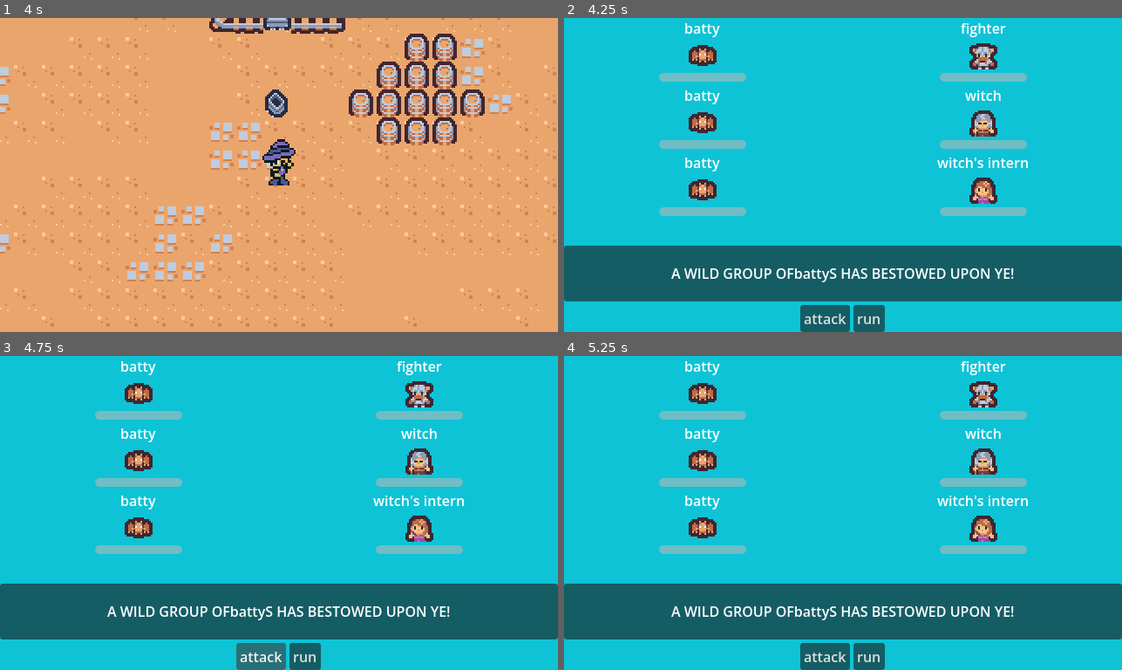
Above: before the commit, frames 1-4 (two rows, left to right).
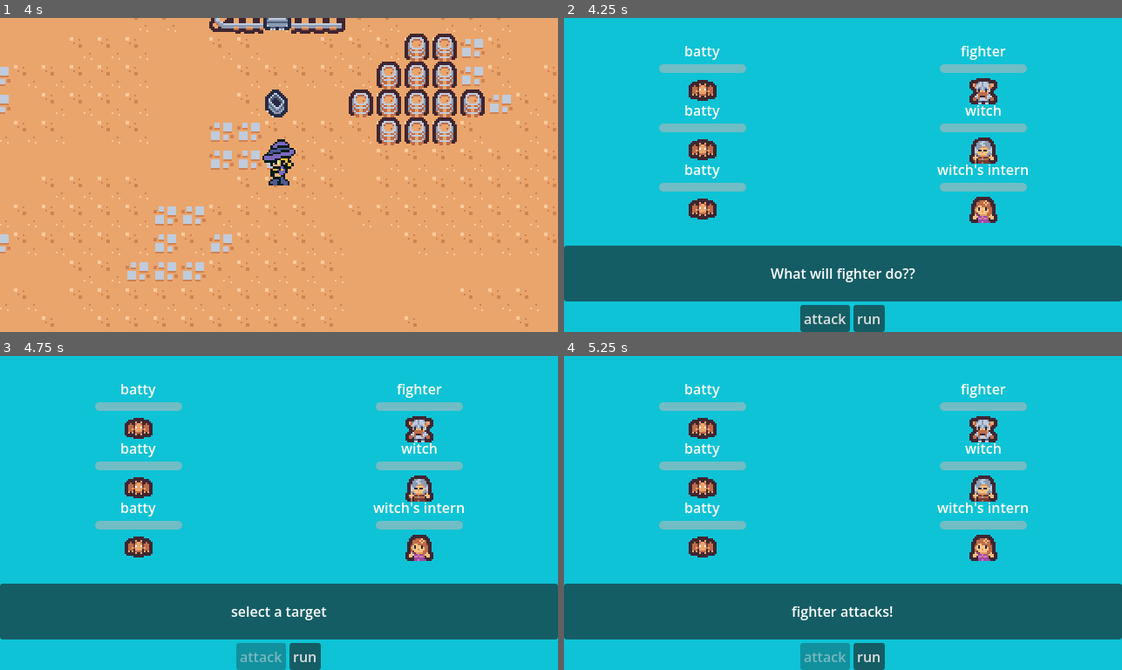
Above: after the commit, the same moments.

Repository: naturalstupidity0246/rpg-test
Game: Godot game, scene res://scenes/world.tscn
Same seed, same stepped clock (60 frames per second), same inputs: the game is played once before the commit and once after it.
Inputs (mouse positions are in pixels of both pictures, inside the frame that each line leads up to):
- Up to frame 1 (4 s): tap Enter at 0.5 s; hold D (move_right) 0.53-1.28 s; hold S (move_down) 1.28-2.03 s; hold D (move_right) 2.03-2.78 s; hold W (move_up) 2.78-3.53 s; hold A (move_left) from 3.53 s (still down)
- Up to frame 2 (4.25 s): keep holding A (move_left)
- Up to frame 3 (4.75 s): release A (move_left) at 4.25 s; click "attack" at 4.25 s
- Up to frame 4 (5.25 s): click (703, 409) at 5.02 s

Frame 1 is identical in both runs. In frame 2, 10% of the frame differs, in the area x 17-84%, y 1-85%; in frame 3, 11%; in frame 4, 11%, in the area x 17-84%, y 1-100%.

Commit message:
made 3v3 in combat actually playable

Diff:
--- a/scenes/battle_unit.tscn
+++ b/scenes/battle_unit.tscn
@@ -2,29 +2,89 @@
 
 [ext_resource type="Script" uid="uid://dkvj7s0j3vus2" path="res://scripts/battle_unit.gd" id="1_trae8"]
 
-[node name="battleUnit" type="VBoxContainer" unique_id=436593053]
-offset_right = 40.0
-offset_bottom = 40.0
+[sub_resource type="StyleBoxEmpty" id="StyleBoxEmpty_trae8"]
+
+[sub_resource type="StyleBoxEmpty" id="StyleBoxEmpty_p0cq7"]
+
+[sub_resource type="StyleBoxEmpty" id="StyleBoxEmpty_njnh6"]
+
+[sub_resource type="StyleBoxEmpty" id="StyleBoxEmpty_gw114"]
+
+[sub_resource type="StyleBoxEmpty" id="StyleBoxEmpty_j6crx"]
+
+[sub_resource type="StyleBoxEmpty" id="StyleBoxEmpty_ttxbh"]
+
+[sub_resource type="StyleBoxEmpty" id="StyleBoxEmpty_sbph8"]
+
+[sub_resource type="StyleBoxEmpty" id="StyleBoxEmpty_8o4y4"]
+
+[sub_resource type="StyleBoxEmpty" id="StyleBoxEmpty_ynmuu"]
+
+[sub_resource type="StyleBoxEmpty" id="StyleBoxEmpty_8t5dn"]
+
+[sub_resource type="StyleBoxEmpty" id="StyleBoxEmpty_5gt3g"]
+
+[node name="battleUnit" type="Control" unique_id=661106297]
+process_mode = 3
+custom_minimum_size = Vector2(32, 64)
+layout_mode = 3
+anchors_preset = 0
+offset_right = 100.0
+offset_bottom = 73.0
+size_flags_horizontal = 4
+size_flags_vertical = 4
 script = ExtResource("1_trae8")
 
-[node name="unit_name" type="Label" parent="." unique_id=731168887]
+[node name="VBoxContainer" type="VBoxContainer" parent="." unique_id=1003289454]
+layout_mode = 1
+anchors_preset = 15
+anchor_right = 1.0
+anchor_bottom = 1.0
+grow_horizontal = 2
+grow_vertical = 2
+
+[node name="unit_name" type="Label" parent="VBoxContainer" unique_id=731168887]
 custom_minimum_size = Vector2(25, 0)
 layout_mode = 2
 size_flags_horizontal = 4
 text = "name"
 horizontal_alignment = 1
 
-[node name="character" type="TextureRect" parent="." unique_id=1992316657]
+[node name="healthbar" type="ProgressBar" parent="VBoxContainer" unique_id=312763317]
+custom_minimum_size = Vector2(100, 10)
+layout_mode = 2
+size_flags_horizontal = 4
+size_flags_vertical = 4
+mouse_filter = 2
+show_percentage = false
+
+[node name="character" type="TextureRect" parent="VBoxContainer" unique_id=1992316657]
 texture_filter = 1
 custom_minimum_size = Vector2(32, 32)
 layout_mode = 2
+mouse_filter = 2
 expand_mode = 1
 stretch_mode = 5
 flip_h = true
 
-[node name="healthbar" type="ProgressBar" parent="." unique_id=312763317]
-custom_minimum_size = Vector2(100, 10)
-layout_mode = 2
-size_flags_horizontal = 4
-size_flags_vertical = 4
-show_percentage = false
+[node name="selected" type="Button" parent="." unique_id=90646653]
+process_mode = 3
+layout_mode = 1
+anchors_preset = 15
+anchor_right = 1.0
+anchor_bottom = 1.0
+grow_horizontal = 2
+grow_vertical = 2
+theme_override_styles/normal = SubResource("StyleBoxEmpty_trae8")
+theme_override_styles/normal_mirrored = SubResource("StyleBoxEmpty_p0cq7")
+theme_override_styles/pressed = SubResource("StyleBoxEmpty_njnh6")
+theme_override_styles/pressed_mirrored = SubResource("StyleBoxEmpty_gw114")
+theme_override_styles/hover = SubResource("StyleBoxEmpty_j6crx")
+theme_override_styles/hover_mirrored = SubResource("StyleBoxEmpty_ttxbh")
+theme_override_styles/hover_pressed = SubResource("StyleBoxEmpty_sbph8")
+theme_override_styles/hover_pressed_mirrored = SubResource("StyleBoxEmpty_8o4y4")
+theme_override_styles/disabled = SubResource("StyleBoxEmpty_ynmuu")
+theme_override_styles/disabled_mirrored = SubResource("StyleBoxEmpty_8t5dn")
+theme_override_styles/focus = SubResource("StyleBoxEmpty_5gt3g")
+
+[connection signal="pressed" from="selected" to="." method="_on_selected_pressed"]
--- a/scenes/battlescene.tscn
+++ b/scenes/battlescene.tscn
@@ -31,6 +31,11 @@
 grow_horizontal = 2
 grow_vertical = 2
 
+[node name="playerside" type="VBoxContainer" parent="mainlayout" unique_id=550502532]
+layout_mode = 2
+size_flags_horizontal = 3
+alignment = 1
+
 [node name="battlearea" type="HBoxContainer" parent="mainlayout" unique_id=736348490]
 layout_mode = 2
 size_flags_vertical = 3
@@ -38,10 +43,12 @@
 [node name="enemyside" type="VBoxContainer" parent="mainlayout/battlearea" unique_id=1901058380]
 layout_mode = 2
 size_flags_horizontal = 3
+alignment = 1
 
-[node name="playerside" type="VBoxContainer" parent="mainlayout/battlearea" unique_id=550502532]
+[node name="playerside" type="VBoxContainer" parent="mainlayout/battlearea" unique_id=892355187]
 layout_mode = 2
 size_flags_horizontal = 3
+alignment = 1
 
 [node name="PanelContainer" type="PanelContainer" parent="mainlayout" unique_id=1433269980]
 custom_minimum_size = Vector2(0, 64)
--- a/scripts/battle_unit.gd
+++ b/scripts/battle_unit.gd
@@ -1,12 +1,42 @@
-extends VBoxContainer
+extends Control
 
-@onready var unit_name: Label = $unit_name
-@onready var character: TextureRect = $character
-@onready var healthbar: ProgressBar = $healthbar
+@onready var unit_name: Label = $VBoxContainer/unit_name
+@onready var healthbar: ProgressBar = $VBoxContainer/healthbar
+@onready var character: TextureRect = $VBoxContainer/character
 
-var unit_resource: Resource #can hold enemy OR ally data
+#add a signal to signify that the button has been clicked
+signal on_selected(unit_instance)
+
+#add variables to track health locally
+var current_health: int;
+var max_health: int;
+
+var data: Resource #can hold enemy OR ally data
+
+#add a variable to hold the lnik to the player's dictionary
+var linked_status: Dictionary = {}
 
 func set_data(resource):
-	unit_resource = resource;
+	data = resource;
 	unit_name.text = resource.name;
 	character.texture = resource.texture;
+
+func _on_selected_pressed() -> void:
+	on_selected.emit(self)
+
+func take_damage(amount):
+	current_health -= amount;
+	healthbar.value = current_health;
+
+	#SAVE DATA update player file immediately
+	if not linked_status.is_empty():
+		linked_status["current_health"] = current_health
+
+	#transparent blink animation, visualization of taking damage
+	var tween = create_tween();
+	tween.tween_property(TextureRect, "modulate", Color(1, 1, 1, 0.5), 0.1)
+
+	if current_health <= 0:
+		#wait for hurt anim to finish
+		await tween.finished
+		queue_free()
--- a/scripts/battlescene.gd
+++ b/scripts/battlescene.gd
@@ -15,7 +15,9 @@
 var active_party_units: Array = [];
 var active_enemy_units: Array = []
 
-#NEW INITALIZER
+var current_player_index: int = 0;
+var is_targeting_mode: bool = false;
+
 #initialize the battle scene itself
 func initialize(enemy_data_array: Array, player_status_array: Array):
 	#write the text
@@ -32,15 +34,25 @@
 		#set up the data from the unit
 		unit.set_data(enemy_data) #function from battle_unit.gd
 
+		#update enemy health
+		unit.current_health = enemy_data.health
+		unit.max_health = enemy_data.health
 
 		#manually update the health bar from the persistent status
 		unit.healthbar.max_value = enemy_data.health
 		unit.healthbar.value = enemy_data.health
 
+		#connect the click signal
+		unit.on_selected.connect(on_enemy_selected)
+
 		#add the our tracking list
 		active_enemy_units.append(unit)
+
 	#spawn party loop
 	for status in player_status_array:
+		#if this hero is dead, we will skip them.
+		if status["current_health"] <= 0:
+			continue; #continue skips this iteration and move on to the next player
 		#create the unit from the loop
 		var unit = battle_unit_scn.instantiate()
 		#add it (the units) to the screen
@@ -48,12 +60,33 @@
 		#checkpoint callback: accessing the dictionary
 		unit.set_data(status["data"])
 
+		#update actual health from player status
+		unit.current_health = status["current_health"]
+		unit.max_health = status["max_health"]
+
 		#manually update the health bar from the persistent status
 		unit.healthbar.max_value = status["max_health"]
 		unit.healthbar.value = status["current_health"]
 
+		#data link: connect our stats to the battle
+		unit.linked_status = status #linked_status comes from battle_unit.gd.
+
 		#add the our tracking list
 		active_party_units.append(unit)
+
+	start_player_turn();
+
+func start_player_turn():
+	#checks if we cycled through everyone
+	if current_player_index >= active_party_units.size():
+		enemy_phase() #all heroes moved, now enemies go.
+		return
+	#reset UI
+	attack.disabled = false;
+	is_targeting_mode = false;
+	run.disabled = false;
+	speaker.text = "What will " + active_party_units[current_player_index].data.name + " do??"
+
 
 #so if you choose to run away.. you run away..
 func _on_run_pressed() -> void:
@@ -64,55 +97,82 @@
 	queue_free()
 
 
-#func _on_attack_pressed() -> void:
-	##lock buttons so we can't spam the attack
-	#attack.disabled = true;
-	#run.disabled = true;
-	#
-	##deal fake damage
-	#var player_hits = RandomNumberGenerator.new();
-	#var enemy_got_Hit = player_hits.randi_range(10, 15);
-	#current_enemy_health -= enemy_got_Hit;
-	#enemyhealthbar.value = current_enemy_health;
-	#text_label.text = "you hit the enemy and dealth" + str(enemy_got_Hit) + " damage!"
-	#
-	##THE MAGIC WORD! wait for 1 second
-	#await get_tree().create_timer(1.0).timeout
-	#
-	##check results
-	#if current_enemy_health <= 0:
-		#win_battle()
-	#else:
-		#enemy_turn();
+func _on_attack_pressed() -> void:
+	is_targeting_mode = true;
+	speaker.text = "select a target"
+	attack.disabled = true;
+
+func on_enemy_selected(enemy_unit):
+	if is_targeting_mode == true:
+		is_targeting_mode = false;
+
+		#who are we targetting?
+		var attacker = active_party_units[current_player_index]
+
+		#deal damage
+		speaker.text = attacker.data.name + " attacks!";
+		await get_tree().create_timer(0.5).timeout
+		var player_damage = randf_range(attacker.data.damage - 5, attacker.data.damage + 5)
+
+		enemy_unit.take_damage(player_damage)
+
+		#check if enemy is dead
+		if enemy_unit.current_health <= 0:
+			active_enemy_units.erase(enemy_unit)
+
+		await get_tree().create_timer(1.0).timeout
+
+		#check for win condition
+		if active_enemy_units.size() <= 0:
+			win_battle()
+		else:
+			#next hero
+			current_player_index += 1;
+			start_player_turn()
+
+func enemy_phase():
+	speaker.text = "IT'S THE ENEMY'S TURN!"
+	await get_tree().create_timer(1.0).timeout
+
+	#goes through each enemy
+	for enemy in active_enemy_units:
+		#stop if all party players are dead
+		if active_party_units.size() <= 0:
+			break;
+
+		#pick a random target
+		var target = active_party_units.pick_random() #pick random is a function
+
+		#attack!
+		speaker.text = enemy.data.name + " ATTACKS " + target.data.name + "!"
+		await get_tree().create_timer(0.5).timeout
+		target.take_damage(enemy.data.damage)
+
+		#check if player is dead
+		if target.current_health <= 0:
+			active_party_units.erase(target)
+
+	#end of enemy phase
+	current_player_index = 0;
+	if active_party_units.size() > 0:
+		start_player_turn()
+	else:
+		game_over()
 
 func win_battle():
-	speaker.text = "You won!"
+	speaker.text = "YOU WON THE BATTLE!"
 	await get_tree().create_timer(1.0).timeout
-
+	#unpause the game
 	get_tree().paused = false;
+	#destroy this battle scene
 	queue_free()
 
-#func enemy_turn():
-	#text_label.text = "the monster takes it's turn!"
-	#await get_tree().create_timer(1.0).timeout
-	#
-	##modify the REAL player script directly
-	#player.current_health -= enemy_damage;
-	#playerhealthbar.value = player.current_health;
-	#
-	#text_label.text = "you took " + str(enemy_damage) + " damage!"
-	#await get_tree().create_timer(1.0).timeout
-	#
-	##check for game over
-	#if player.current_health <= 0:
-		#text_label.text = "you were defeated"
-		#await get_tree().create_timer(2.0).timeout
-		#
-		##restart the game
-		#get_tree().paused = false;
-		#get_tree().reload_current_scene()
-	#else:
-		##give control back to the player;
-		#attack.disabled = false;
-		#run.disabled = false;
-		#text_label.text = "what will you do?"
+func game_over():
+	speaker.text = "you lost :/"
+	await get_tree().create_timer(1.0).timeout
+	#unpause the game
+	get_tree().paused = false;
+	#destroy this battle scene
+	queue_free()
+	#reload current scene
+	get_tree().reload_current_scene()
